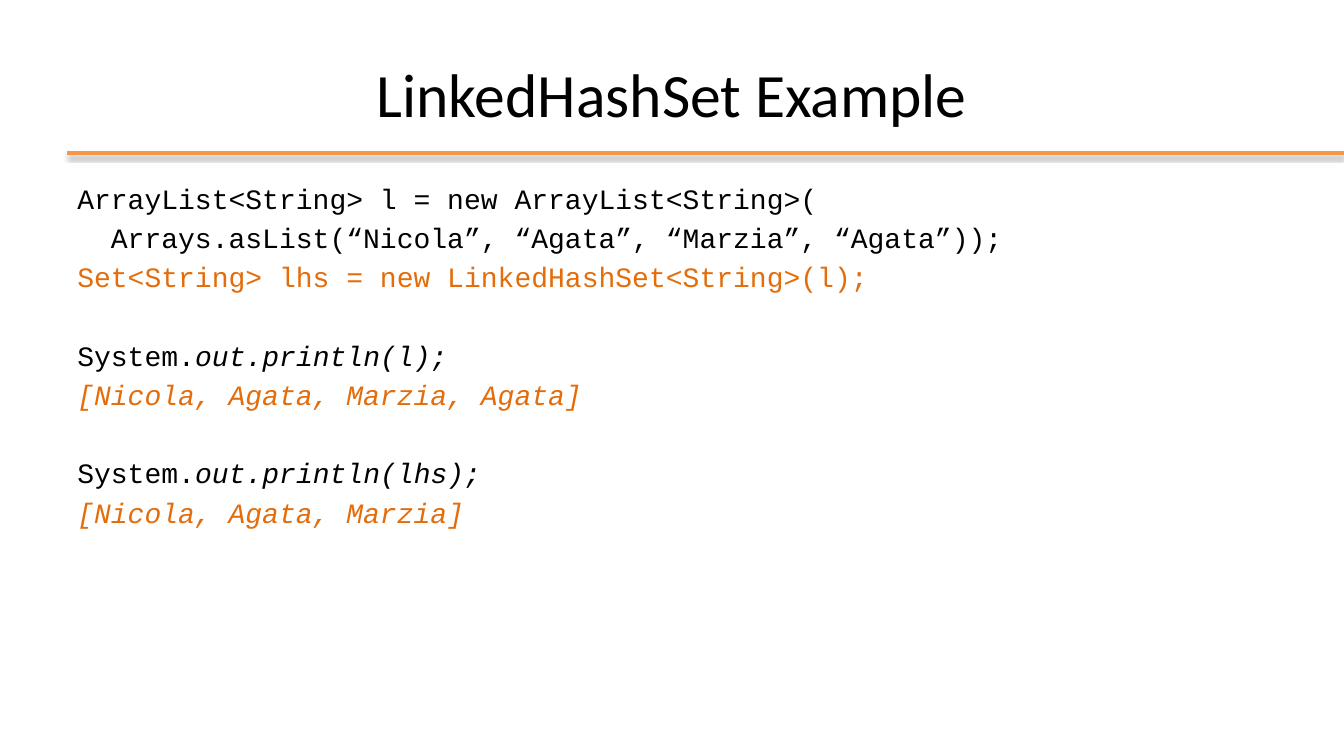
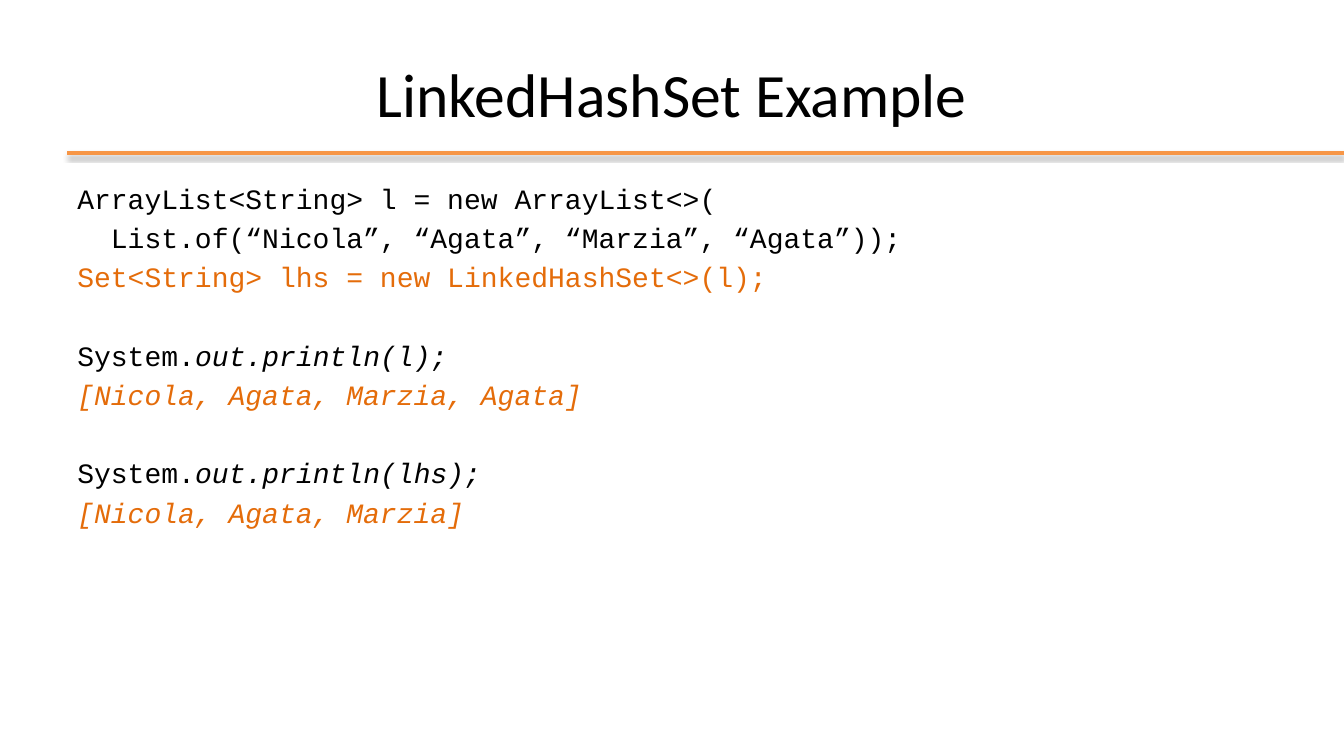
Before and after one commit to plctechnician/ooprogramming, a slide deck: slide 24 of java/slides/ppt/04 - Java Data Structures.pptx. Drawn at 1344x756 pixels with LibreOffice and Linux fonts; fonts in the diff are those of the drawing; background and template pictures are left out. Boxes give left, top, right and bottom in pixels: in the first picture for what was removed or moved away, otherwise in the second. Text is boxed around its words. In the diff, an @@ line names an element or a change of style, - is before the commit and + after.

```diff
--- a/java/slides/ppt/04 - Java Data Structures.pptx
+++ b/java/slides/ppt/04 - Java Data Structures.pptx
@@ text at (77, 189, 901, 293): text changed @@
-ArrayList<String> l = new ArrayList<String>(
-Arrays.asList(“Nicola”, “Agata”, “Marzia”, “Agata”));
-Set<String> lhs = new LinkedHashSet<String>(l);
+ArrayList<String> l = new ArrayList<>(
+List.of(“Nicola”, “Agata”, “Marzia”, “Agata”));
+Set<String> lhs = new LinkedHashSet<>(l);
```
Also in this commit, not shown: 12 other slides changed.
